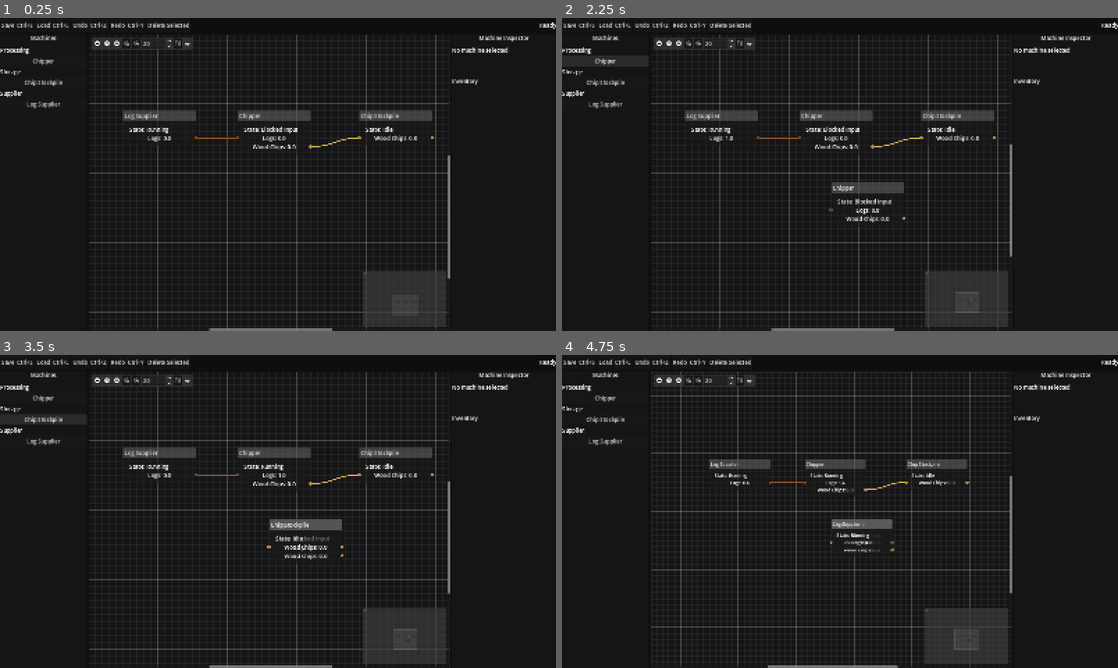
Above: before the commit, frames 1-4 (two rows, left to right).
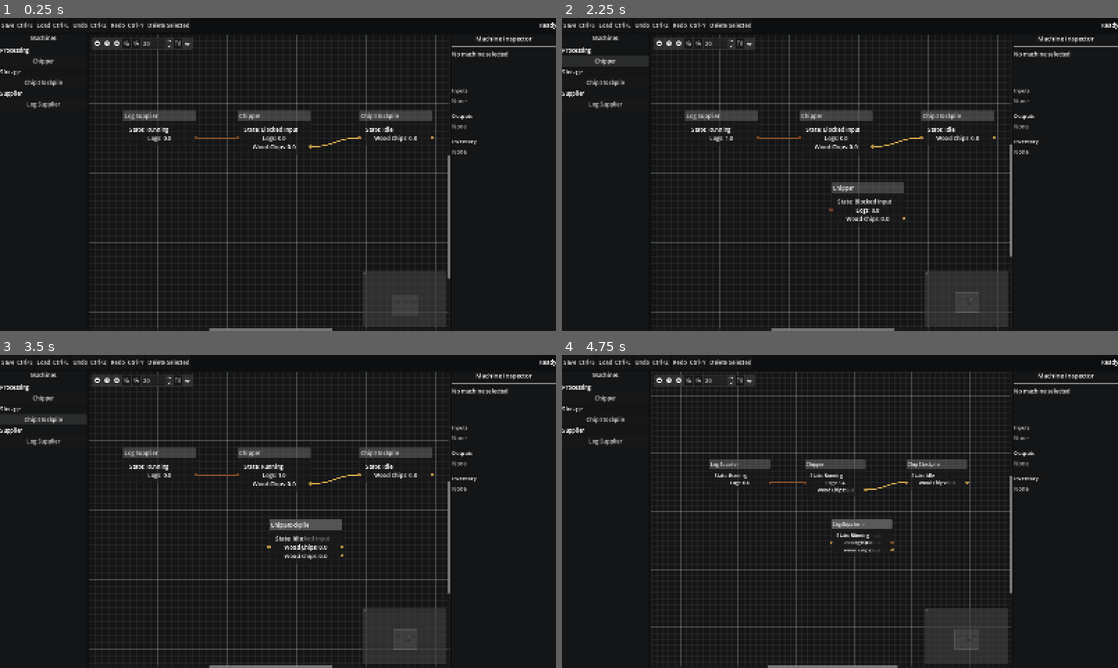
Above: after the commit, the same moments.

Repository: Poru-IndFlow/IndustrialFlow
Game: Godot game, scene res://scenes/main.tscn
Same seed, same stepped clock (60 frames per second), same inputs: the game is played once before the commit and once after it.
Inputs (mouse positions are in pixels of both pictures, inside the frame that each line leads up to):
- Up to frame 1 (0.25 s): no input
- Up to frame 2 (2.25 s): click "Undo Ctrl+Z" at 0.5 s; click "Redo Ctrl+Y" at 1.25 s; click "Chipper" at 2 s
- Up to frame 3 (3.5 s): click "Chip Stockpile" at 2.75 s
- Up to frame 4 (4.75 s): click "Log Supplier" at 3.5 s; click (662, 380) at 4.25 s

The runs differ from the first frame. In frame 1, 0.7% of the frame differs, in the area x 81-100%, y 5-44%; in frame 2, 0.7%; in frame 3, 0.7%; in frame 4, 0.7%.

Commit message:
Improve machine inspector layout

Diff:
--- a/scripts/ui/machine_inspector.gd
+++ b/scripts/ui/machine_inspector.gd
@@ -3,25 +3,31 @@
 
 var factory: FactoryModel
 var selected_machine: MachineModel
+
 var name_label: Label
 var id_label: Label
 var state_label: Label
+var input_list: VBoxContainer
+var output_list: VBoxContainer
 var inventory_list: VBoxContainer
 
 
 func _ready() -> void:
 	var root := VBoxContainer.new()
+	root.add_theme_constant_override("separation", 8)
 	add_child(root)
 
 	var title := Label.new()
 	title.text = "Machine Inspector"
 	title.horizontal_alignment = HORIZONTAL_ALIGNMENT_CENTER
+	title.add_theme_font_size_override("font_size", 18)
 	root.add_child(title)
 
 	root.add_child(HSeparator.new())
 
 	name_label = Label.new()
 	name_label.text = "No machine selected"
+	name_label.add_theme_font_size_override("font_size", 16)
 	root.add_child(name_label)
 
 	id_label = Label.new()
@@ -32,8 +38,29 @@
 
 	root.add_child(HSeparator.new())
 
+	var input_title := Label.new()
+	input_title.text = "Inputs"
+	input_title.add_theme_font_size_override("font_size", 15)
+	root.add_child(input_title)
+
+	input_list = VBoxContainer.new()
+	root.add_child(input_list)
+
+	root.add_child(HSeparator.new())
+
+	var output_title := Label.new()
+	output_title.text = "Outputs"
+	output_title.add_theme_font_size_override("font_size", 15)
+	root.add_child(output_title)
+
+	output_list = VBoxContainer.new()
+	root.add_child(output_list)
+
+	root.add_child(HSeparator.new())
+
 	var inventory_title := Label.new()
 	inventory_title.text = "Inventory"
+	inventory_title.add_theme_font_size_override("font_size", 15)
 	root.add_child(inventory_title)
 
 	inventory_list = VBoxContainer.new()
@@ -42,28 +69,7 @@
 
 func bind_factory(new_factory: FactoryModel) -> void:
 	if factory != null:
-		var state_callback := Callable(
-			self,
-			"_on_machine_changed"
-		)
-		var inventory_callback := Callable(
-			self,
-			"_on_machine_changed"
-		)
-
-		if factory.event_bus.machine_state_changed.is_connected(
-			state_callback
-		):
-			factory.event_bus.machine_state_changed.disconnect(
-				state_callback
-			)
-
-		if factory.event_bus.machine_inventory_changed.is_connected(
-			inventory_callback
-		):
-			factory.event_bus.machine_inventory_changed.disconnect(
-				inventory_callback
-			)
+		_disconnect_factory_signals()
 
 	factory = new_factory
 	selected_machine = null
@@ -78,6 +84,9 @@
 	factory.event_bus.machine_inventory_changed.connect(
 		_on_machine_changed
 	)
+	factory.event_bus.machine_removed.connect(
+		_on_machine_removed
+	)
 
 
 func show_machine(machine: MachineModel) -> void:
@@ -85,37 +94,119 @@
 	_refresh()
 
 
+func _disconnect_factory_signals() -> void:
+	var state_callback := Callable(
+		self,
+		"_on_machine_changed"
+	)
+	var inventory_callback := Callable(
+		self,
+		"_on_machine_changed"
+	)
+	var removed_callback := Callable(
+		self,
+		"_on_machine_removed"
+	)
+
+	if factory.event_bus.machine_state_changed.is_connected(
+		state_callback
+	):
+		factory.event_bus.machine_state_changed.disconnect(
+			state_callback
+		)
+
+	if factory.event_bus.machine_inventory_changed.is_connected(
+		inventory_callback
+	):
+		factory.event_bus.machine_inventory_changed.disconnect(
+			inventory_callback
+		)
+
+	if factory.event_bus.machine_removed.is_connected(
+		removed_callback
+	):
+		factory.event_bus.machine_removed.disconnect(
+			removed_callback
+		)
+
+
 func _on_machine_changed(machine: MachineModel) -> void:
 	if machine == selected_machine:
 		_refresh()
 
 
+func _on_machine_removed(machine_id: String) -> void:
+	if (
+		selected_machine != null
+		and selected_machine.instance_id == machine_id
+	):
+		selected_machine = null
+		_refresh()
+
+
 func _refresh() -> void:
-	for child: Node in inventory_list.get_children():
-		child.queue_free()
+	_clear_container(input_list)
+	_clear_container(output_list)
+	_clear_container(inventory_list)
 
 	if selected_machine == null:
 		name_label.text = "No machine selected"
 		id_label.text = ""
 		state_label.text = ""
+
+		_add_empty_label(input_list)
+		_add_empty_label(output_list)
+		_add_empty_label(inventory_list)
 		return
 
 	name_label.text = selected_machine.display_name
 	id_label.text = "ID: %s" % selected_machine.instance_id
-	state_label.text = "State: %s" % (
-		MachineModel.State.keys()[selected_machine.state]
-		as String
-	).capitalize()
-
+	state_label.text = "State: %s" % _state_text(
+		selected_machine.state
+	)
+
+	_populate_resource_section(
+		input_list,
+		selected_machine.definition.get("inputs", [])
+	)
+	_populate_resource_section(
+		output_list,
+		selected_machine.definition.get("outputs", [])
+	)
+	_populate_inventory()
+
+
+func _populate_resource_section(
+	container: VBoxContainer,
+	entries: Array
+) -> void:
+	if entries.is_empty():
+		_add_empty_label(container)
+		return
+
+	for value: Variant in entries:
+		var entry := value as Dictionary
+		var resource_id := str(entry.get("resource", ""))
+
+		if resource_id.is_empty():
+			continue
+
+		var resource_label := Label.new()
+		resource_label.text = _resource_display_name(resource_id)
+		container.add_child(resource_label)
+
+	if container.get_child_count() == 0:
+		_add_empty_label(container)
+
+
+func _populate_inventory() -> void:
 	var resource_ids: Array = (
 		selected_machine.inventory.capacities.keys()
 	)
 	resource_ids.sort()
 
 	if resource_ids.is_empty():
-		var empty_label := Label.new()
-		empty_label.text = "None"
-		inventory_list.add_child(empty_label)
+		_add_empty_label(inventory_list)
 		return
 
 	for value: Variant in resource_ids:
@@ -127,10 +218,45 @@
 			resource_id
 		)
 
-		var inventory_label := Label.new()
-		inventory_label.text = "%s: %.1f / %.1f" % [
-			resource_id.replace("_", " ").capitalize(),
+		var row := HBoxContainer.new()
+		inventory_list.add_child(row)
+
+		var resource_label := Label.new()
+		resource_label.text = _resource_display_name(resource_id)
+		resource_label.size_flags_horizontal = (
+			Control.SIZE_EXPAND_FILL
+		)
+		row.add_child(resource_label)
+
+		var quantity_label := Label.new()
+		quantity_label.text = "%.1f / %.1f" % [
 			amount,
 			capacity
 		]
-		inventory_list.add_child(inventory_label)
+		quantity_label.horizontal_alignment = (
+			HORIZONTAL_ALIGNMENT_RIGHT
+		)
+		row.add_child(quantity_label)
+
+
+func _clear_container(container: VBoxContainer) -> void:
+	for child: Node in container.get_children():
+		child.queue_free()
+
+
+func _add_empty_label(container: VBoxContainer) -> void:
+	var empty_label := Label.new()
+	empty_label.text = "None"
+	empty_label.modulate = Color(0.65, 0.65, 0.65)
+	container.add_child(empty_label)
+
+
+func _resource_display_name(resource_id: String) -> String:
+	return resource_id.replace("_", " ").capitalize()
+
+
+func _state_text(state: MachineModel.State) -> String:
+	return (
+		MachineModel.State.keys()[state]
+		as String
+	).capitalize()
